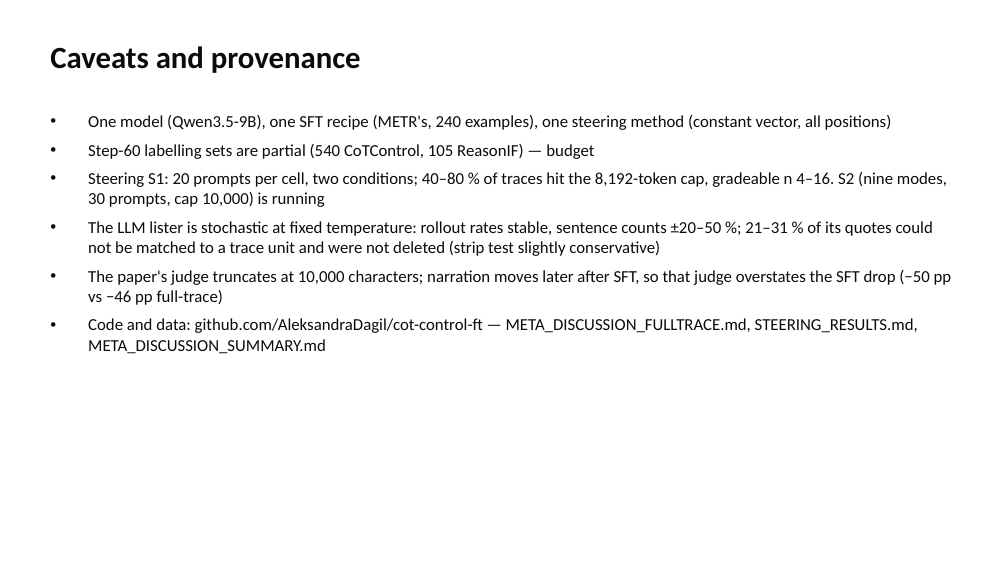
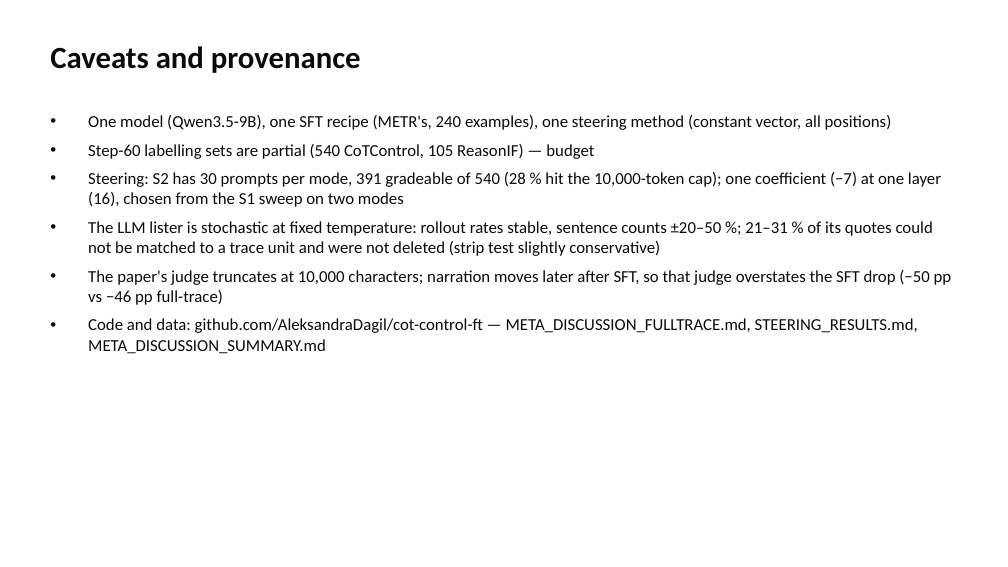
Before and after one commit to kleopatra102/cot-control-ft, a slide deck: slide 15 of META_DISCUSSION_SUMMARY.pptx. Drawn at 1008x567 pixels with LibreOffice and Linux fonts; fonts in the diff are those of the drawing. Boxes give left, top, right and bottom in pixels: in the first picture for what was removed or moved away, otherwise in the second. Text is boxed around its words. In the diff, an @@ line names an element or a change of style, - is before the commit and + after.

```diff
--- a/META_DISCUSSION_SUMMARY.pptx
+++ b/META_DISCUSSION_SUMMARY.pptx
@@ text at (88, 172, 941, 207): text changed @@
-• Steering S1: 20 prompts per cell, two conditions; 40–80 % of traces hit the 8,192-token cap, gradeable n 4–16. S2 (nine modes, 30 prompts, cap 10,000) is running
+• Steering: S2 has 30 prompts per mode, 391 gradeable of 540 (28 % hit the 10,000-token cap); one coefficient (−7) at one layer (16), chosen from the S1 sweep on two modes
```
Also in this commit, not shown: 3 other slides changed, 10 other files.
